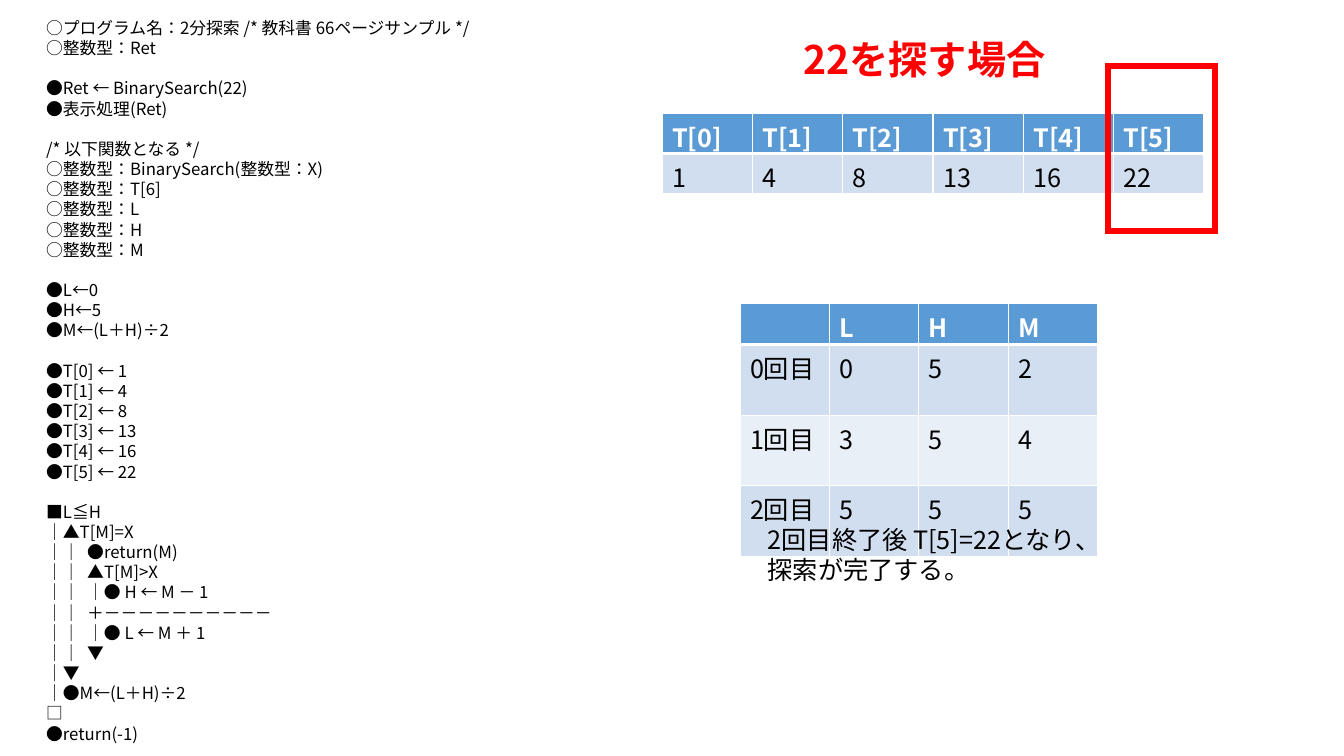
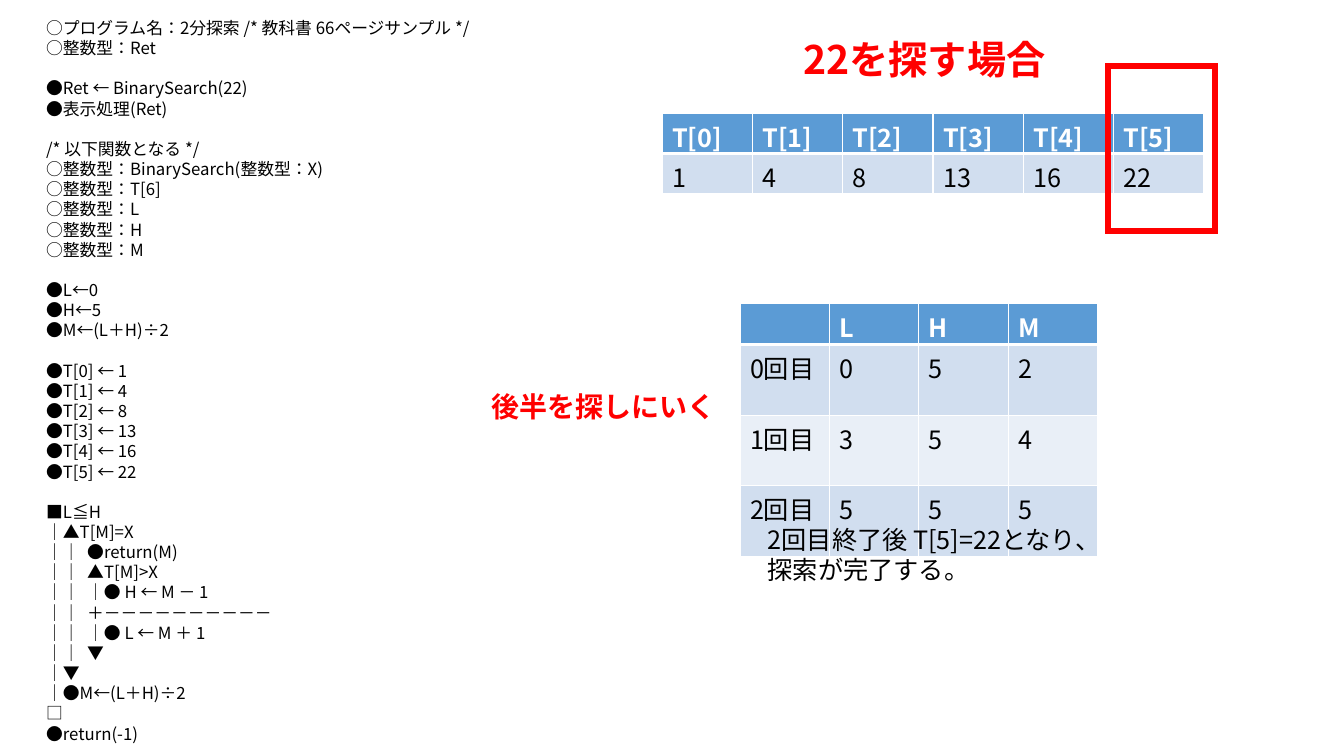
Before and after one commit to masakage/algorithm, a slide deck: slide 6 of docs/第10回探索アルゴリズム.pptx. Drawn at 1344x756 pixels with LibreOffice and Linux fonts; fonts in the diff are those of the drawing. Boxes give left, top, right and bottom in pixels: in the first picture for what was removed or moved away, otherwise in the second. Text is boxed around its words. In the diff, an @@ line names an element or a change of style, - is before the commit and + after.

```diff
--- a/docs/第10回探索アルゴリズム.pptx
+++ b/docs/第10回探索アルゴリズム.pptx
@@ text added at (491, 393, 715, 420), 20 pt, text #FF0000, bold @@
+後半を探しにいく
```
Also in this commit, not shown: 2 other slides changed, 1 other file.
